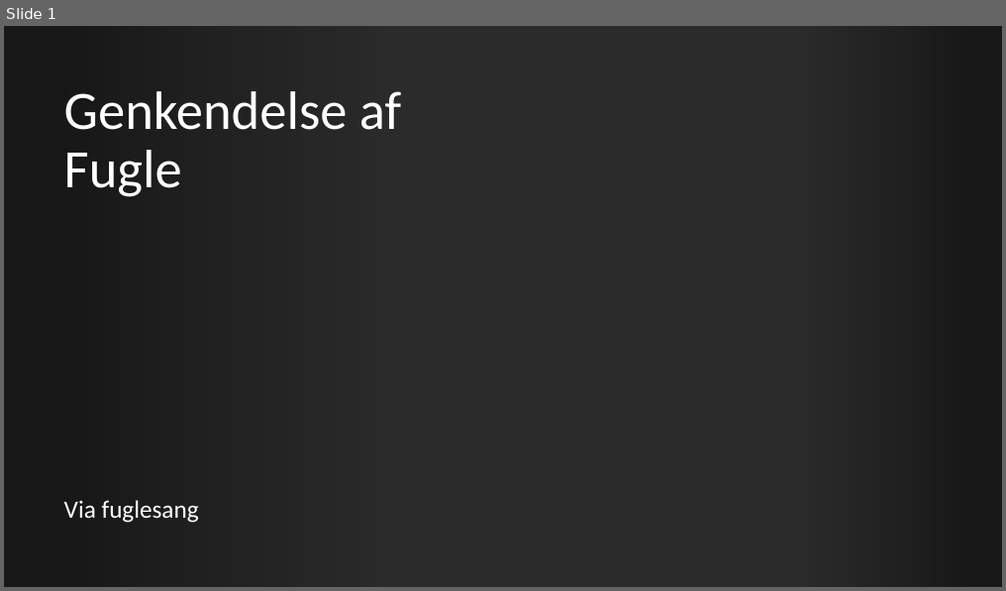
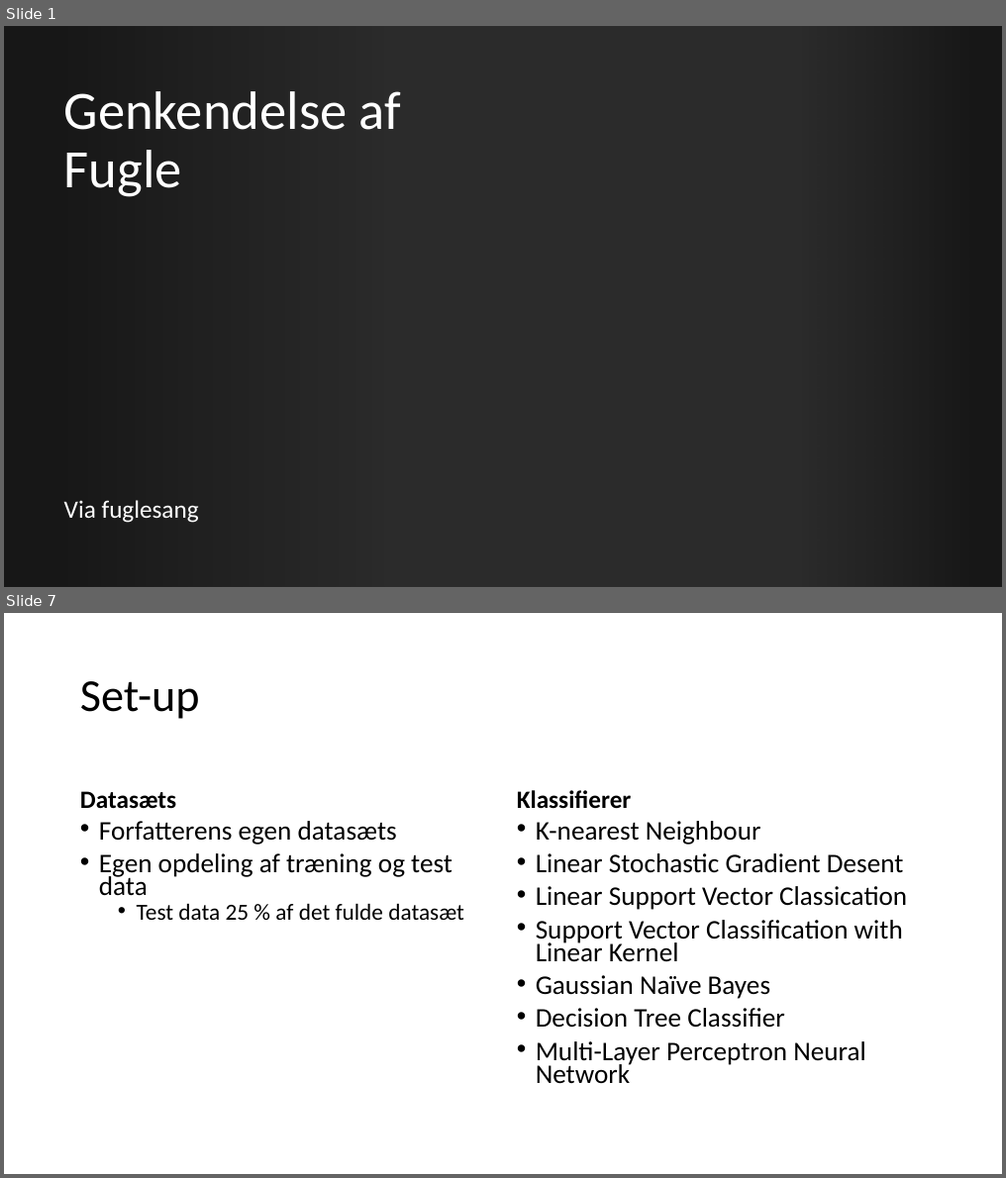
Before and after one commit to BenjaminElifLarsen/Machine_Learning_School, a slide deck: Case/Presentation/Presentation.pptx. Shown one above the other, each under a label of ours: slide 1 before the commit, slides 1 and 7 after it; the slides between them are not shown. The pictures are 1006x591 and 1006x1178 pixels, drawn with LibreOffice and Linux fonts; fonts in the diff are those of the drawing; background and template pictures are left out; a plain dark background stands for a picture behind light text. Boxes give left, top, right and bottom in pixels: in the first picture for what was removed or moved away, otherwise in the second. Text is boxed around its words. In the diff, an @@ line names an element or a change of style, - is before the commit and + after.

```diff
--- a/Case/Presentation/Presentation.pptx
+++ b/Case/Presentation/Presentation.pptx
@@ slide 7 added at (4, 613, 1002, 1174), background #FFFFFF @@
@@ title added at (80, 681, 200, 719), 44 pt, text #000000 @@
+Set-up
@@ text added at (517, 790, 632, 809), 24 pt, text #000000, bold @@
+Klassifierer
@@ text added at (80, 791, 176, 809), 24 pt, text #000000, bold @@
+Datasæts
@@ text added at (99, 821, 464, 920), 25.9 pt, text #000000 @@
+• Forfatterens egen datasæts
+• Egen opdeling af træning og test data
+  • Test data 25 % af det fulde datasæt
@@ text added at (536, 821, 907, 1084), 25.9 pt, text #000000 @@
+• K-nearest Neighbour
+• Linear Stochastic Gradient Desent
+• Linear Support Vector Classication
+• Support Vector Classification with Linear Kernel
+• Gaussian Naïve Bayes
+• Decision Tree Classifier
+• Multi-Layer Perceptron Neural Network
```
Also in this commit, not shown: 1 slide changed, 10 other slides added, 1 slide removed.
